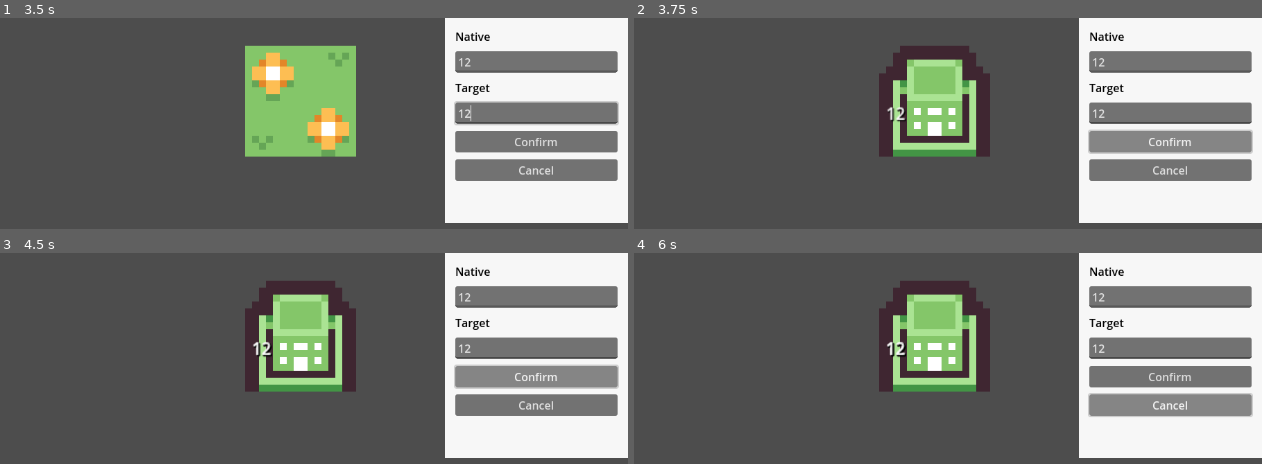
Above: before the commit, frames 1-4 (two rows, left to right).
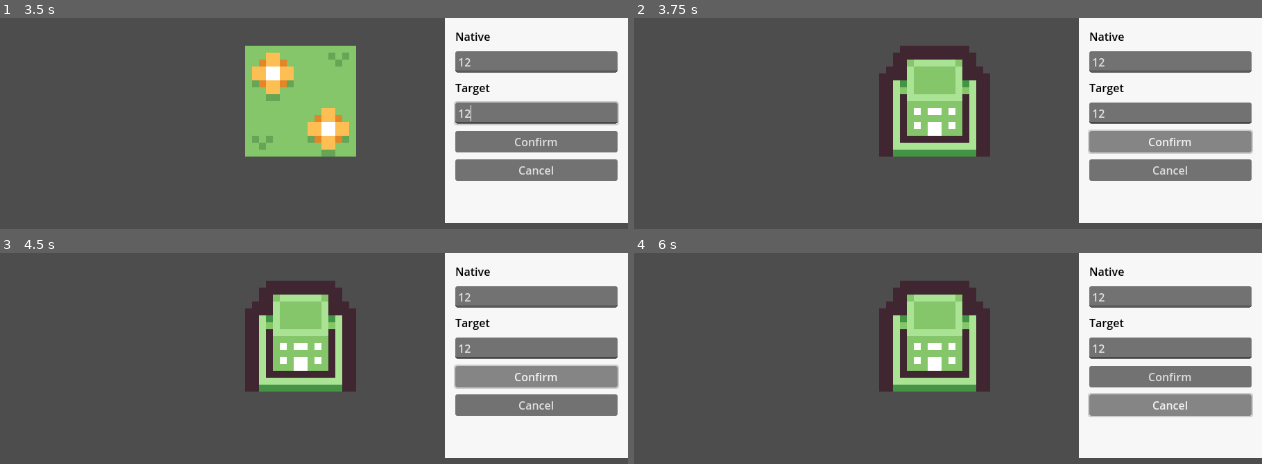
Above: after the commit, the same moments.

Repository: koljapluemer/vocab-city
Game: Godot game, scene res://scenes/Game.tscn
The game is run twice, just before and just after one commit, with the same random seed, the same clock (stepped at 60 frames per second) and the same inputs.
Inputs (mouse positions are in pixels of both pictures, inside the frame that each line leads up to):
- Up to frame 1 (3.5 s): tap Enter at 0.5, 2 s; move the mouse to (401, 220) at 0.52 s; click (401, 220) at 0.6 s; tap Space at 1.25 s; drag from (outside the picture) to (outside the picture) at 1.27 s; move the mouse to (307, 144) at 2.02 s; right-click (307, 144) at 2.1 s; click (307, 144) at 2.3 s; click (533, 62) at 2.77 s; type "12" at 2.85 s; click (533, 112) at 3 s; type "12" at 3.08 s
- Up to frame 2 (3.75 s): click "Confirm" at 3.5 s
- Up to frame 3 (4.5 s): click "Confirm" at 4.25 s
- Up to frame 4 (6 s): click "Confirm" at 5 s; click "Cancel" at 5.75 s

Frame 1 is identical in both runs. In frame 2, 0.1% of the frame differs, in the area x 40-44%, y 42-50%; in frame 3, 0.1%; in frame 4, 0.2%.

Commit message:
fix mouse-tile relation offset

Diff:
--- a/scenes/prefabs/Cell.tscn
+++ b/scenes/prefabs/Cell.tscn
@@ -1,8 +1,20 @@
-[gd_scene load_steps=2 format=3 uid="uid://co7by45gom5nw"]
+[gd_scene load_steps=4 format=3 uid="uid://co7by45gom5nw"]
 
-[ext_resource type="Texture2D" uid="uid://d3kkaq4ls23g5" path="res://assets/Kenney_Tiles/tile_0037.png" id="1_847cq"]
+[ext_resource type="Script" path="res://scripts/Cell.gd" id="1_paysm"]
+[ext_resource type="Texture2D" uid="uid://b44yy7y8ki3q4" path="res://assets/Kenney_Tiles/tile_0003.png" id="1_y67hv"]
 
-[node name="Cell" type="Sprite2D"]
+[sub_resource type="RectangleShape2D" id="RectangleShape2D_sy0xx"]
+size = Vector2(16, 16)
+
+[node name="Cell" type="Area2D"]
 texture_filter = 1
-texture = ExtResource("1_847cq")
+script = ExtResource("1_paysm")
+
+[node name="Tile" type="Sprite2D" parent="."]
+texture = ExtResource("1_y67hv")
 centered = false
+
+[node name="CollisionShape2D" type="CollisionShape2D" parent="."]
+shape = SubResource("RectangleShape2D_sy0xx")
+
+[connection signal="mouse_entered" from="." to="." method="_on_mouse_entered"]
--- a/scenes/prefabs/MapText.tscn
+++ b/scenes/prefabs/MapText.tscn
@@ -1,11 +1,23 @@
 [gd_scene format=3 uid="uid://b1v60xbttxfw8"]
 
 [node name="MapText" type="Label"]
-offset_right = 156.0
-offset_bottom = 23.0
+z_index = 15
+anchors_preset = 8
+anchor_left = 0.5
+anchor_top = 0.5
+anchor_right = 0.5
+anchor_bottom = 0.5
+offset_left = -15.0
+offset_top = -11.5
+offset_right = 15.0
+offset_bottom = 11.5
+grow_horizontal = 2
+grow_vertical = 2
 scale = Vector2(0.15, 0.15)
 theme_override_colors/font_color = Color(1, 1, 1, 1)
-theme_override_colors/font_shadow_color = Color(0, 0, 0, 1)
+theme_override_colors/font_shadow_color = Color(0.054902, 0.00392157, 0.00392157, 1)
 theme_override_colors/font_outline_color = Color(0.0627451, 0.0627451, 0.0627451, 1)
 theme_override_font_sizes/font_size = 0
+text = "test"
+horizontal_alignment = 1
 vertical_alignment = 1
--- a/scripts/Cell.gd
+++ b/scripts/Cell.gd
@@ -1,35 +1,36 @@
 class_name Cell
 extends Node2D
 
-var prefabCell = load("res://scenes/prefabs/Cell.tscn")
-var prefabMapText = load("res://scenes/prefabs/MapText.tscn")
+static var prefabCell = load("res://scenes/prefabs/Cell.tscn")
+static var prefabMapText = load("res://scenes/prefabs/MapText.tscn")
 
 static var textureEmpty = load("res://assets/Kenney_Tiles/tile_0000.png")
 static var textureEmptyActive = load("res://assets/Kenney_Tiles/tile_0002.png")
 static var vocabLevelOne = load("res://assets/Kenney_Tiles/tile_0027.png")
 
 var mapPos: Vector2
-var objects: Array
+var objects: Dictionary
 var state = ""
 var targetWord = ""
 var nativeWord = ""
-var node: Sprite2D
+var node: Area2D
 var isActive = false
 
 
 func _init(_mapPos):
 	mapPos = _mapPos
-	objects = []
+	objects = {}
 	state = "none"
 	node = prefabCell.instantiate()
 	node.position = mapPos * Grid.cell_size
-	print("init node: ", node, " at ", node.position)
+	node.mouse_entered.connect(_on_mouse_entered)
+	node.mouse_exited.connect(_on_mouse_exited)
 
 ## States
 
 func set_state_empty():
 	state = "empty"
-	node.set_texture(textureEmpty)
+	node.get_node("Tile").set_texture(textureEmpty)
 
 func set_state_none():
 	state = "none"
@@ -39,29 +40,24 @@
 	state = "vocab"
 	targetWord = _targetWord
 	nativeWord = _nativeWord
-	node.set_texture(vocabLevelOne)
+	node.get_node("Tile").set_texture(vocabLevelOne)
 	# create label with target
 	var mapText = prefabMapText.instantiate()
 	mapText.set_text(targetWord)
-	# add half cell size to center the text (but only vertically)
-	var adjustedX = mapPos.x * Grid.cell_size + 1
-	var adjustedY = mapPos.y * Grid.cell_size + Grid.cell_size / 2
-	mapText.position = Vector2(adjustedX, adjustedY)
-
-	objects.append(mapText)
-	parent.add_child(mapText)
+	objects["mapText"] = mapText
+	node.add_child(mapText)
 
 ## Active / Inactive
 
 func set_active():
 	isActive = true
 	if state == "empty":
-		node.set_texture(textureEmptyActive)
+		node.get_node("Tile").set_texture(textureEmptyActive)
 
 func set_inactive():
 	isActive = false
 	if state == "empty":
-		node.set_texture(textureEmpty)
+		node.get_node("Tile").set_texture(textureEmpty)
 
 ## Saving
 
@@ -73,3 +69,15 @@
 		"nativeWord": nativeWord
 	}
 	return dict
+
+## Hover
+
+func _on_mouse_entered():
+	# if vocab, show native word
+	if state == "vocab":
+		objects["mapText"].set_text(nativeWord)
+
+func _on_mouse_exited():
+	# if vocab, show target word again
+	if state == "vocab":
+		objects["mapText"].set_text(targetWord)
--- a/scripts/Game.gd
+++ b/scripts/Game.gd
@@ -7,6 +7,8 @@
 	if (Input.is_action_just_pressed("mb_right")):
 		var pos = get_global_mouse_position()
 		grid.handle_right_click(pos)
+	if (Input.is_action_just_pressed("mb_left")):
+		print("left click on: ", get_global_mouse_position())
 
 func _ready():
 	# return
